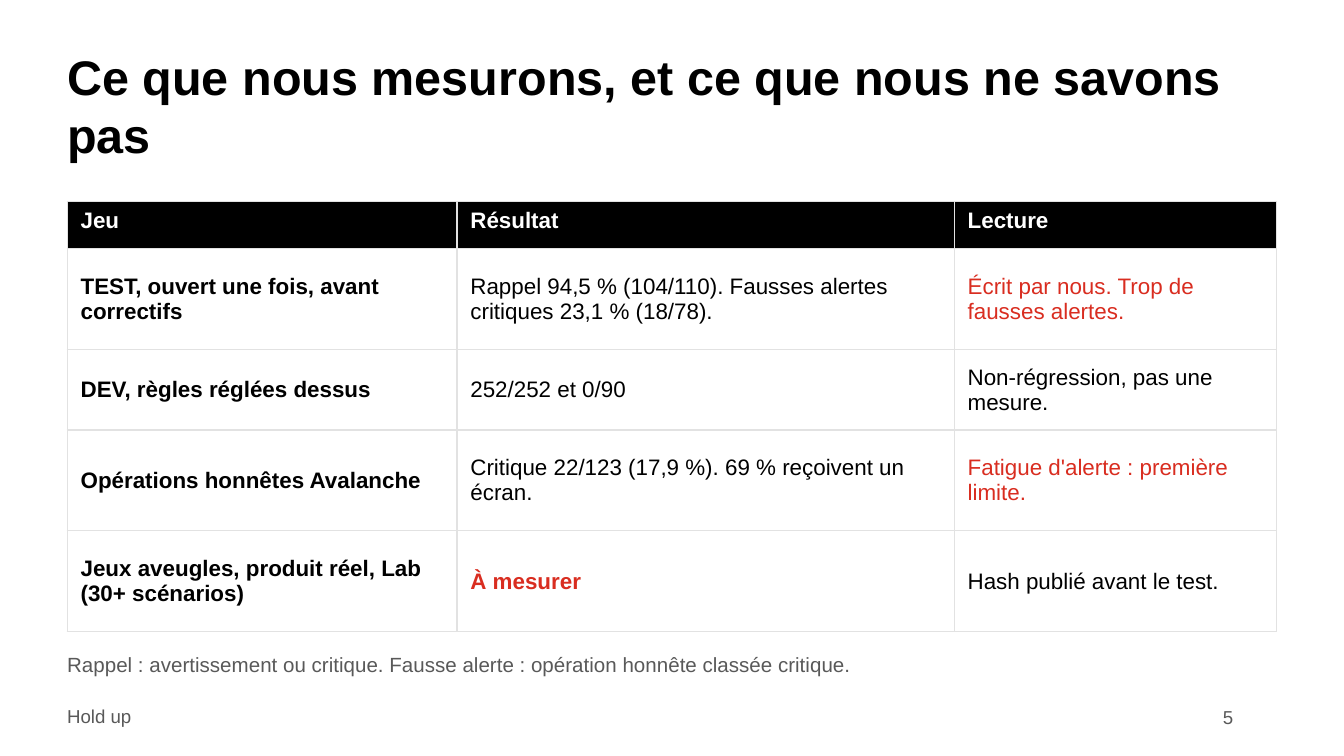
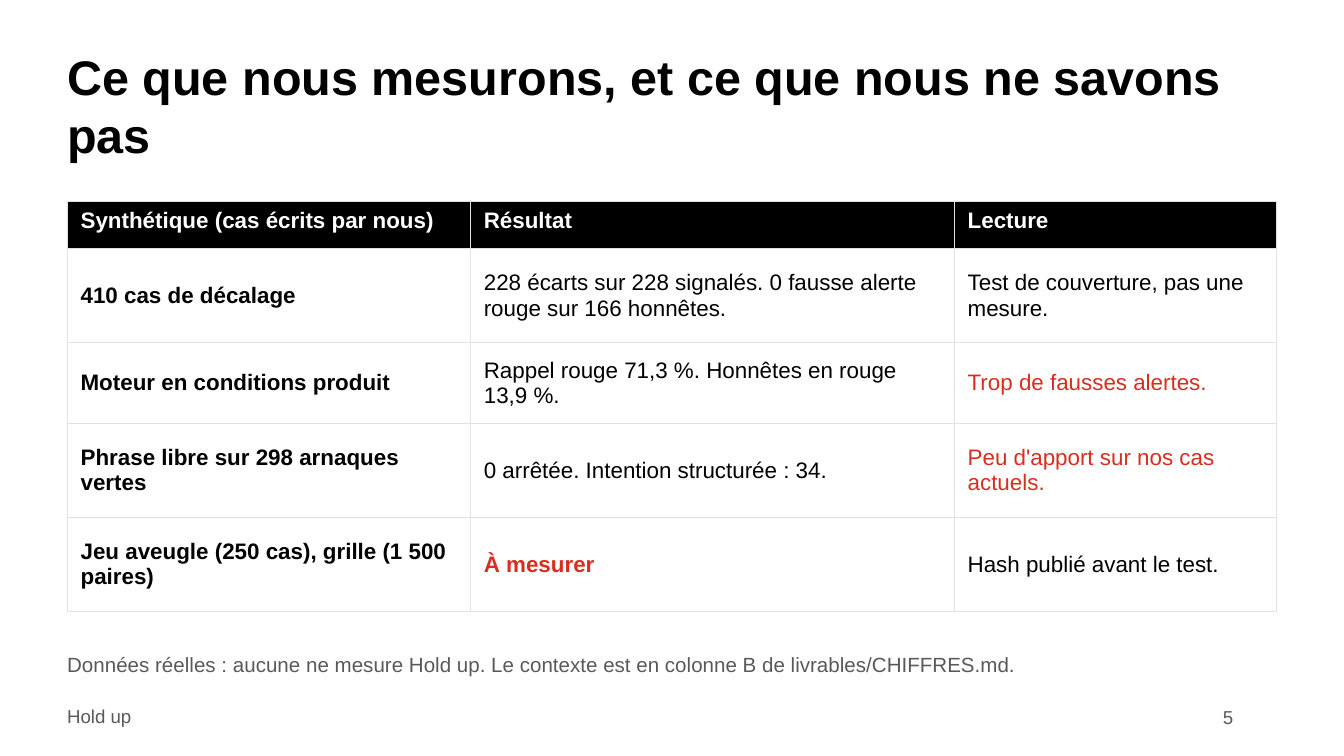
Before and after one commit to adembnn/secure-horizon, a slide deck: slide 5 of livrables/deck/holdup.pptx. Drawn at 1344x756 pixels with LibreOffice and Linux fonts; fonts in the diff are those of the drawing. Boxes give left, top, right and bottom in pixels: in the first picture for what was removed or moved away, otherwise in the second. Text is boxed around its words. In the diff, an @@ line names an element or a change of style, - is before the commit and + after.

```diff
--- a/livrables/deck/holdup.pptx
+++ b/livrables/deck/holdup.pptx
@@ table at <box>67,202,1277,593</box> @@
-row 1, column 1: Jeu
+row 1, column 1: Synthétique (cas écrits par nous)
-row 2: TEST, ouvert une fois, avant correctifs | Rappel 94,5 % (104/110). Fausses alertes critiques 23,1 % (18/78). | Écrit par nous. Trop de fausses alertes.
+row 2: 410 cas de décalage | 228 écarts sur 228 signalés. 0 fausse alerte rouge sur 166 honnêtes. | Test de couverture, pas une mesure.
-row 3: DEV, règles réglées dessus | 252/252 et 0/90 | Non-régression, pas une mesure.
+row 3: Moteur en conditions produit | Rappel rouge 71,3 %. Honnêtes en rouge 13,9 %. | Trop de fausses alertes.
-row 4: Opérations honnêtes Avalanche | Critique 22/123 (17,9 %). 69 % reçoivent un écran. | Fatigue d'alerte : première limite.
+row 4: Phrase libre sur 298 arnaques vertes | 0 arrêtée. Intention structurée : 34. | Peu d'apport sur nos cas actuels.
-row 5, column 1: Jeux aveugles, produit réel, Lab (30+ scénarios)
+row 5, column 1: Jeu aveugle (250 cas), grille (1 500 paires)
@@ text at <box>67,657,1015,677</box>: text changed @@
-Rappel : avertissement ou critique. Fausse alerte : opération honnête classée critique.
+Données réelles : aucune ne mesure Hold up. Le contexte est en colonne B de livrables/CHIFFRES.md.
```
Also in this commit, not shown: 8 slides added, 7 slides removed, 29 other files.
